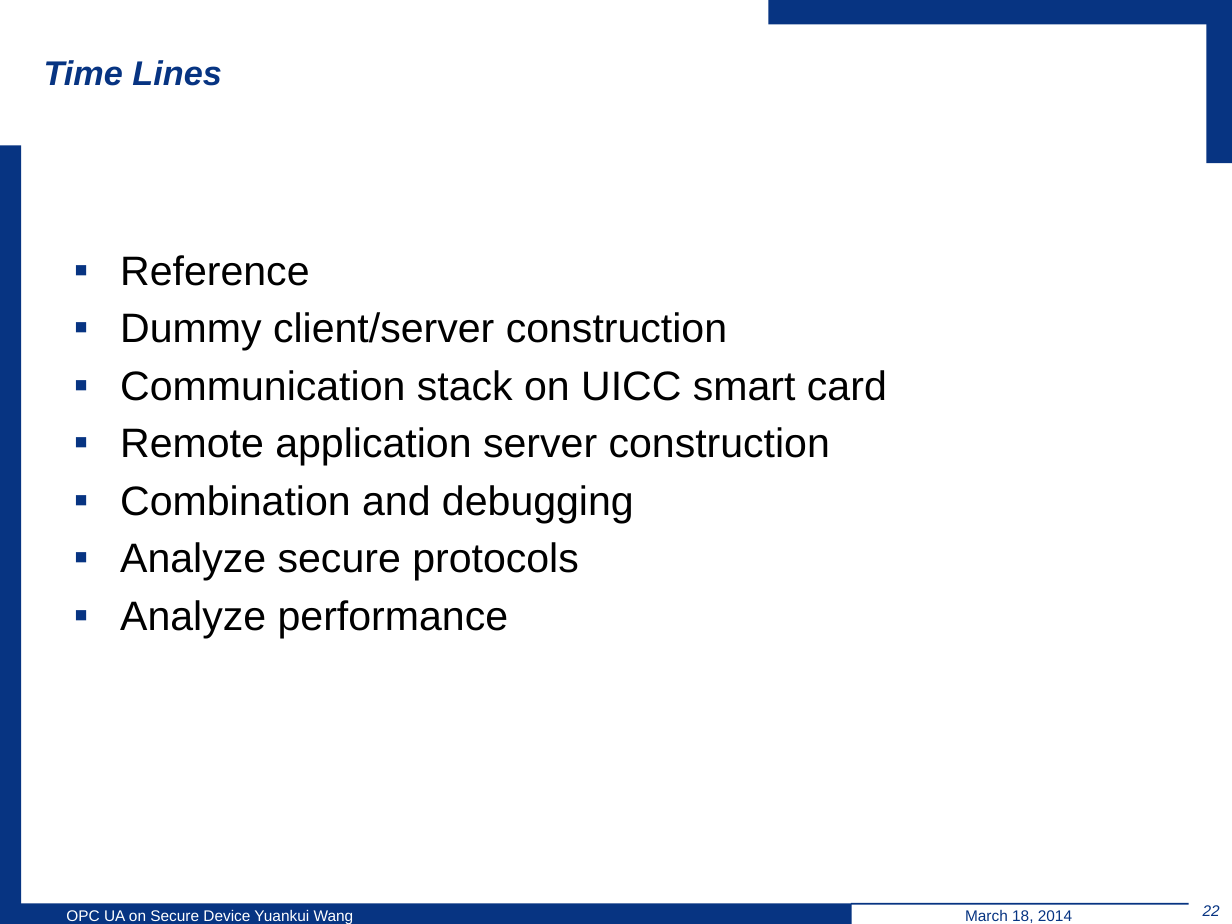
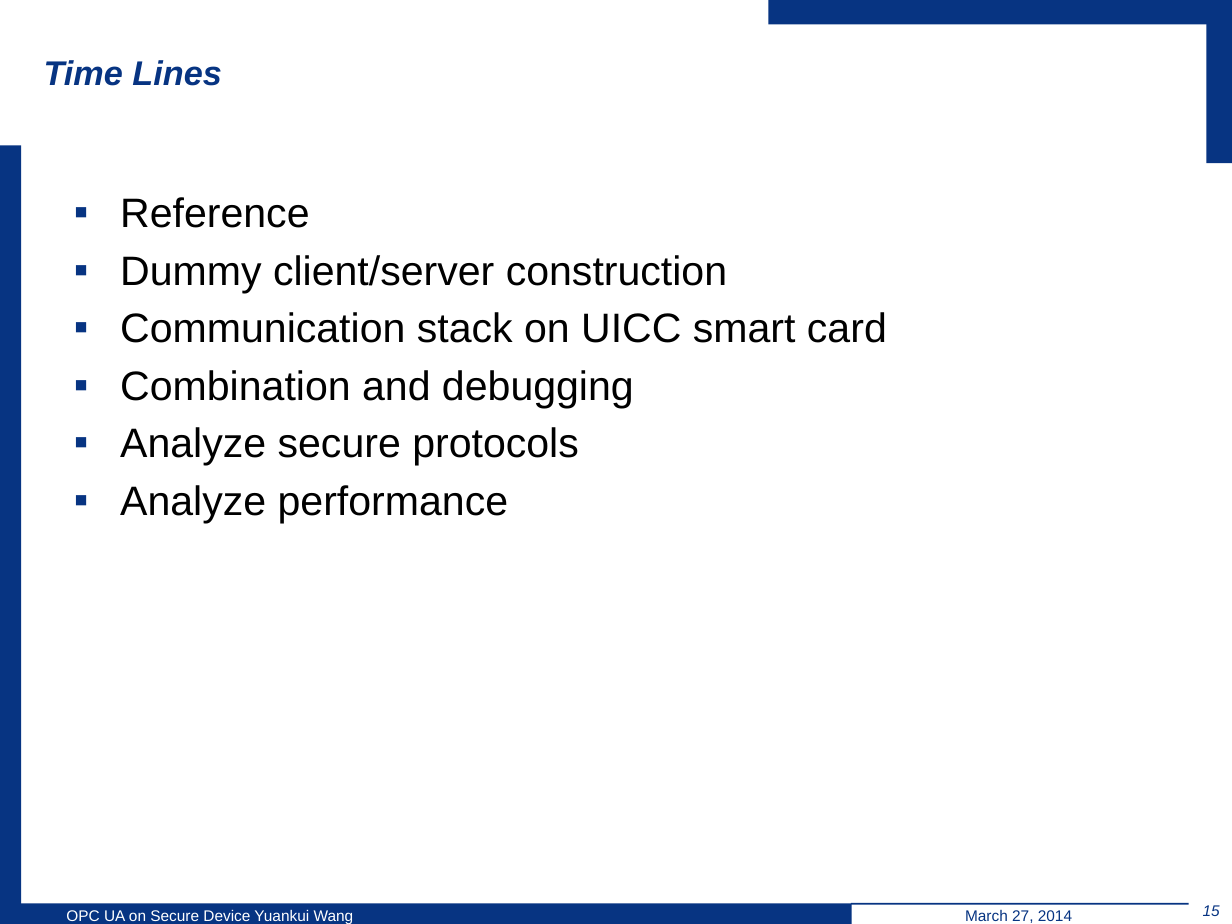
Before and after one commit to wsuetholz/opc-ua-wangyk-upb-morpho, a slide deck: slide 15 of ppt/Implementation Object Linking and Embedding for Processes Control.pptx (slide 22 before the commit). Drawn at 1232x924 pixels with LibreOffice and Linux fonts; fonts in the diff are those of the drawing; background and template pictures are left out. Boxes give left, top, right and bottom in pixels: in the first picture for what was removed or moved away, otherwise in the second. Text is boxed around its words. In the diff, an @@ line names an element or a change of style, - is before the commit and + after.

```diff
--- a/ppt/Implementation Object Linking and Embedding for Processes Control.pptx
+++ b/ppt/Implementation Object Linking and Embedding for Processes Control.pptx
@@ text at [120,427,830,466]: paragraph removed @@
-▪ Remote application server construction
@@ text at [965,910,1072,923]: text changed @@
-March 18, 2014
+March 27, 2014
@@ page number at [1203,905,1220,916]: text changed @@
-22
+15
```
Also in this commit, not shown: 15 other slides changed, 7 slides removed.
